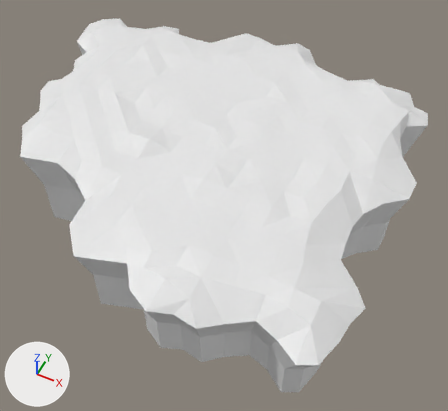
Before and after pictures for a commit that changed the FBX model hovership/Assets/Meshes/sky_bastion_terrain_village.fbx.
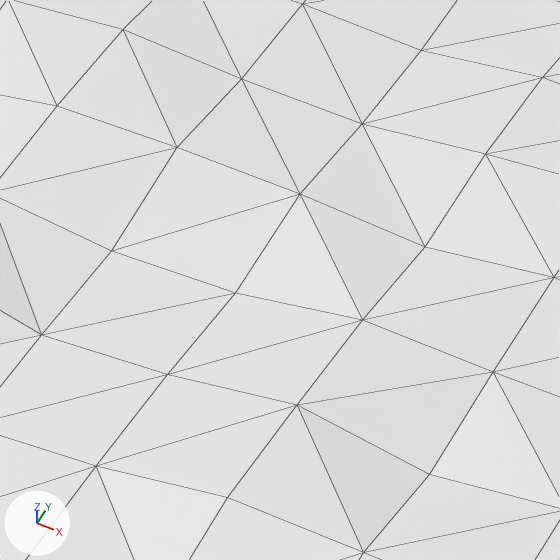
Each version is shown whole from a camera (50 mm lens) standing at (18.32, -32.45, 33.22) and looking at (2.74, -1.29, -5.74), then close up on the part from 37% to 58% of the width and 23% to 46% of the height. Lighting does not change. The marker at lower left points along +X, +Y and +Z. The close-ups show mesh edges as thin lines. Where no turn or scale is listed for an object, it has been applied to the vertices.
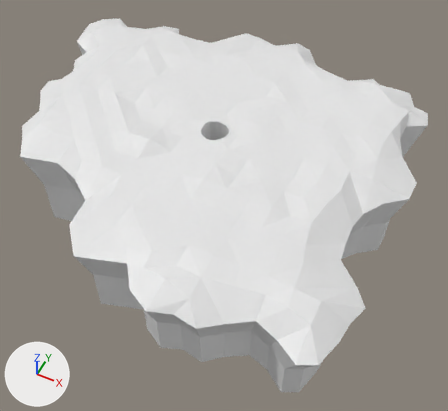
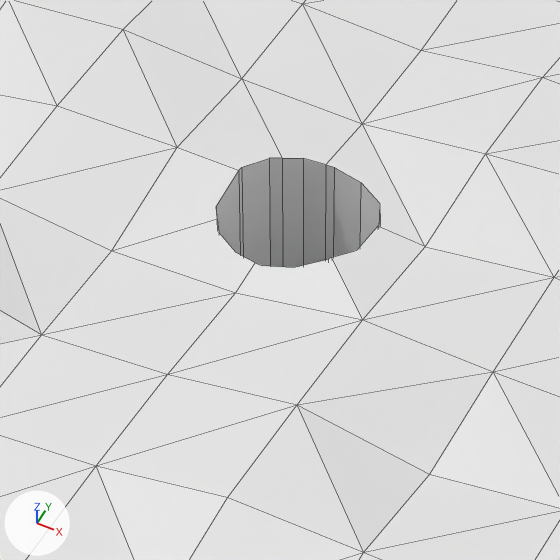
Commit message: Add hole in terrain for well

Changed parts and their boxes [x1, y1, x2, y2] in the close-ups (560 x 560 px):
part 1 of me_grid_001, built on: [112, 79, 425, 319] in both

The edits, one by one:
me_grid_001 is used by ob_grid_001; location (0.0, 0.0, 0.0).
me_grid_001 had 395 vertices, 593 faces and spanned x -17.7..16.8, y -15.6..15.8, z -7.5..0.8.
me_grid_001 now has 436 vertices, 614 faces and spans x -17.7..16.8, y -15.6..15.8, z -7.5..0.8.
Part 1, on me_grid_001:
1 vertex is removed from x 0.9, y 0.9, z 0.5.
7 faces are deleted.
37 vertices are added at x -0.1..2.1, y -0.5..1.7, z -1.9..0.5.
5 new vertices lie (0.1, 0.0, 2.2) away from vertices in x -0.1..1.8, y -0.4..1.6, z -1.9..-1.7.
28 new faces join them.
